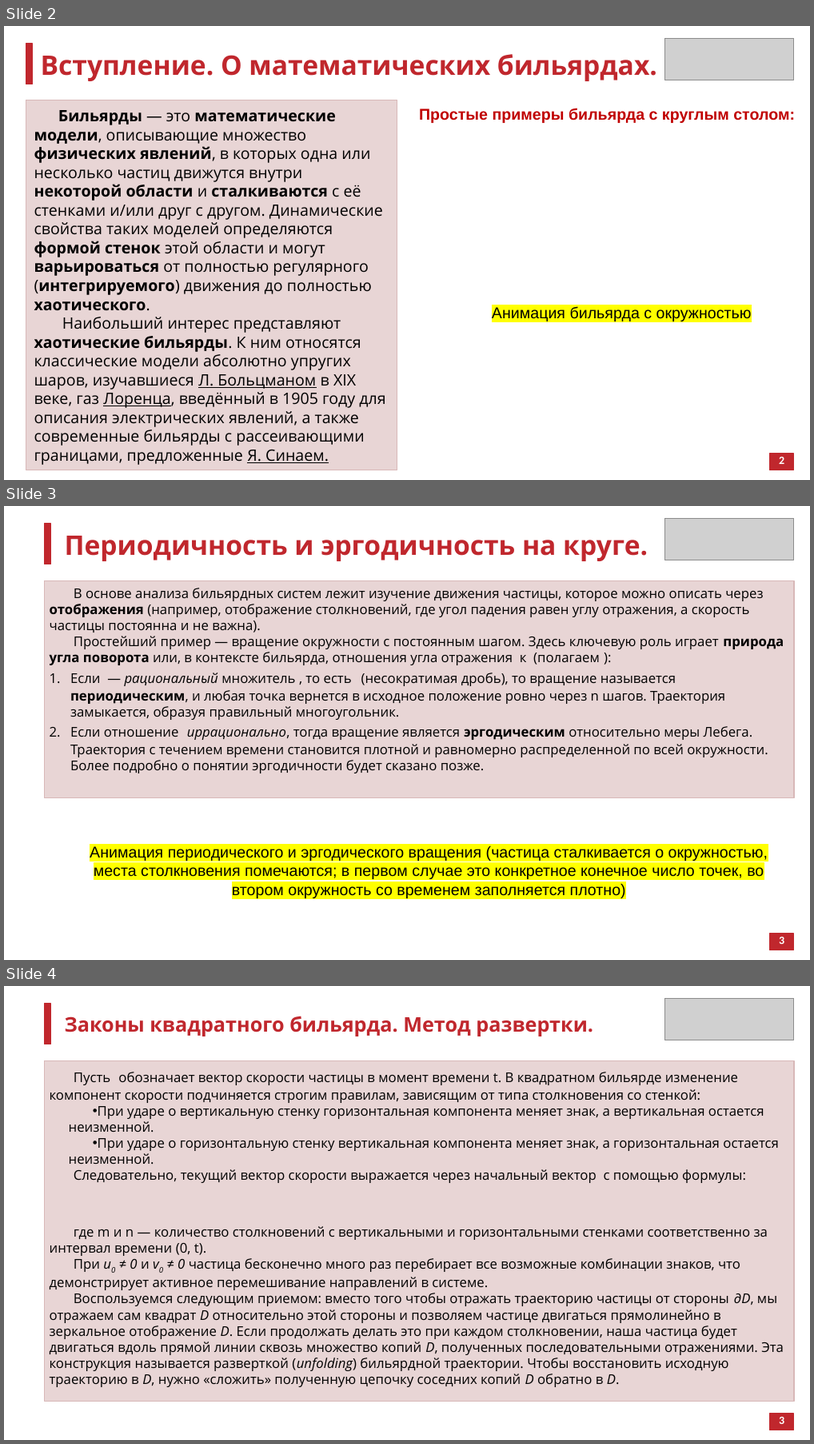
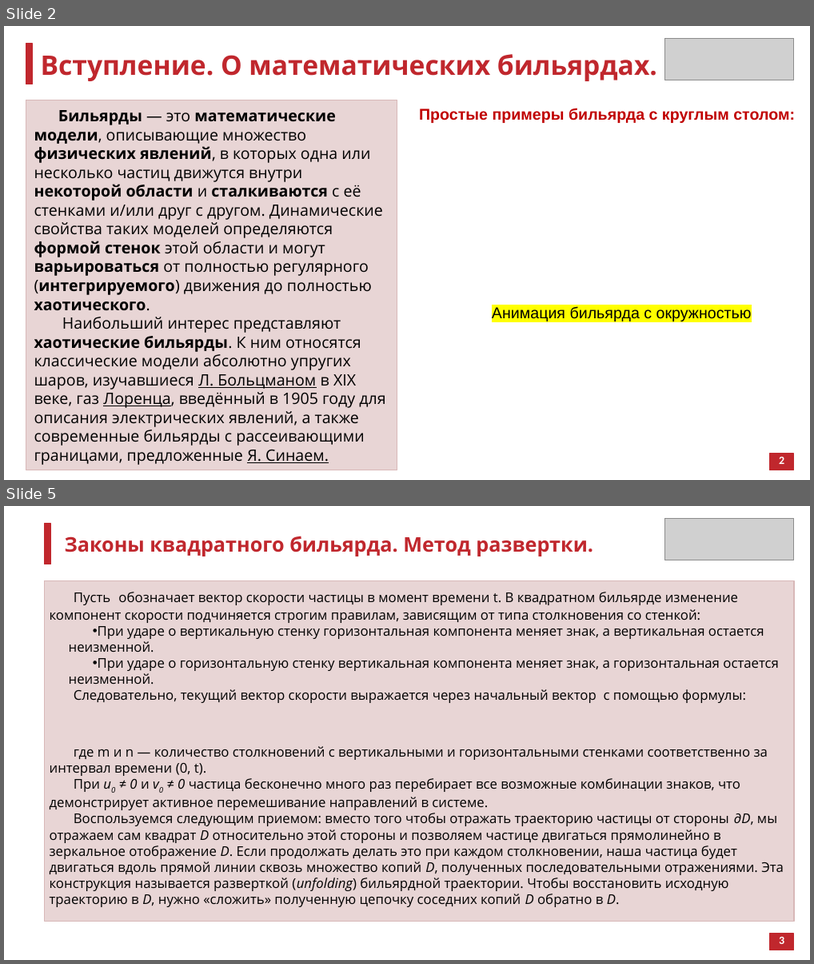
Before and after one commit to atelitsin/sinai_billiard, a slide deck: sinai_billiard.pptx. Shown one above the other, each under a label of ours: slides 2, 3 and 4 before the commit, slides 2 and 5 after it; the slides between them are not shown. The pictures are 814x1444 and 814x964 pixels, drawn with LibreOffice and Linux fonts; fonts in the diff are those of the drawing; grey boxes stand for pictures. Boxes give left, top, right and bottom in pixels: in the first picture for what was removed or moved away, otherwise in the second. Text is boxed around its words. In the diff, an @@ line names an element or a change of style, - is before the commit and + after.

```diff
--- a/sinai_billiard.pptx
+++ b/sinai_billiard.pptx
@@ slide 3 removed at box(4, 506, 810, 960), background #FFFFFF @@
@@ rectangle removed at box(44, 524, 50, 564) @@
@@ picture removed at box(666, 518, 794, 560) @@
@@ text removed at box(65, 536, 648, 561) @@
-Периодичность и эргодичность на круге.
@@ rectangle removed at box(44, 581, 794, 798) @@
@@ text removed at box(50, 588, 784, 773) @@
-В основе анализа бильярдных систем лежит изучение движения частицы, которое можно описать через отображения (например, отображение столкновений, где угол падения равен углу отражения, а скорость частицы постоянна и не важна).
-Простейший пример — вращение окружности с постоянным шагом. Здесь ключевую роль играет природа угла поворота или, в контексте бильярда, отношения угла отражения к (полагаем ):
-1. Если — рациональный множитель , то есть (несократимая дробь), то вращение называется периодическим, и любая точка вернется в исходное положение ровно через n шагов. Траектория замыкается, образуя правильный многоугольник.
-2. Если отношение иррационально, тогда вращение является эргодическим относительно меры Лебега. Траектория с течением времени становится плотной и равномерно распределенной по всей окружности. Более подробно о понятии эргодичности будет сказано позже.
@@ text removed at box(90, 845, 768, 898) @@
-Анимация периодического и эргодического вращения (частица сталкивается о окружностью, места столкновения помечаются; в первом случае это конкретное конечное число точек, во втором окружность со временем заполняется плотно)
@@ rectangle removed at box(770, 933, 794, 949) @@
@@ text removed at box(779, 936, 785, 944) @@
-3
@@ what was slide 4 is now slide 5 @@
```
Also in this commit, not shown: 5 slides changed, 2 slides added, 9 other slides removed.
